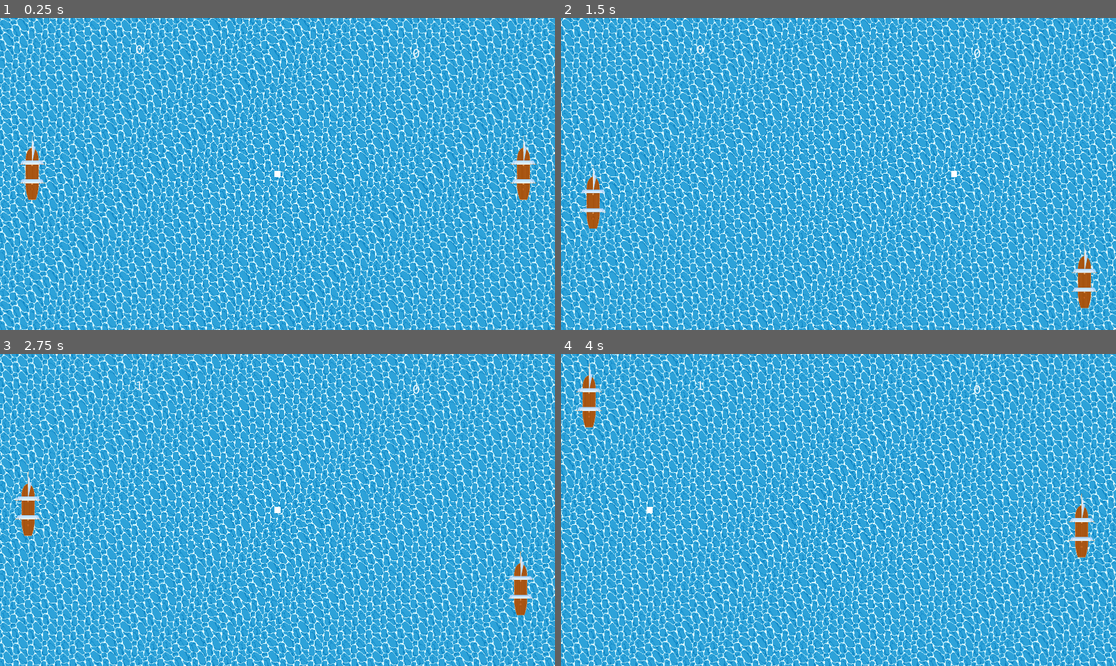
Above: before the commit, frames 1-4 (two rows, left to right).
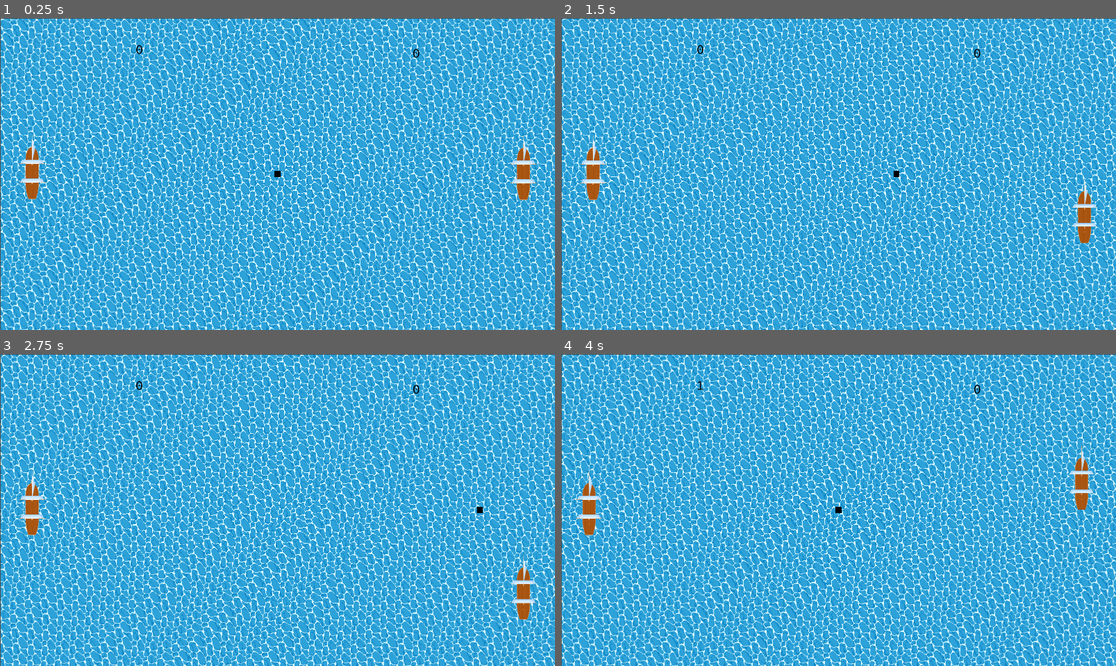
Above: after the commit, the same moments.

Repository: jebdvis/Alt-Arcade
Game: Godot game, scene res://Scenes/main.tscn
Same seed, same stepped clock (60 frames per second), same inputs: the game is played once before the commit and once after it.
Inputs:
- Up to frame 1 (0.25 s): no input
- Up to frame 2 (1.5 s): hold Right (ui_right) 0.53-1.28 s; hold Down (ui_down) from 1.28 s (still down)
- Up to frame 3 (2.75 s): release Down (ui_down) at 2.03 s; hold Right (ui_right) from 2.03 s (still down)
- Up to frame 4 (4 s): release Right (ui_right) at 2.78 s; hold Up (ui_up) 2.78-3.53 s; hold Left (ui_left) from 3.53 s (still down)

The runs differ from the first frame. In frame 1, 0.5% of the frame differs, in the area x 0-100%, y 0-100%; in frame 2, 1.9%; in frame 3, 1.2%; in frame 4, 2.1%.

Commit message:
Sounds/music added; AI added; other tweaks

Diff:
--- /dev/null
+++ b/Pirate Pong/Assets/hit_sounds.tres
@@ -0,0 +1,13 @@
+[gd_resource type="AudioStreamRandomizer" load_steps=4 format=3 uid="uid://b25ik2jc128q7"]
+
+[ext_resource type="AudioStream" uid="uid://cpawd6qe67xhp" path="res://Assets/pirate-arr-2-43856.mp3" id="1_iw80w"]
+[ext_resource type="AudioStream" uid="uid://b2ujnwlwh23ne" path="res://Assets/conversion_E5bEYlM.mp3" id="2_1qyq4"]
+[ext_resource type="AudioStream" uid="uid://vags4t1en8mq" path="res://Assets/there-be-treasure.mp3" id="3_uo1nq"]
+
+[resource]
+random_pitch = 2.0
+random_volume_offset_db = 5.15
+streams_count = 3
+stream_0/stream = ExtResource("1_iw80w")
+stream_1/stream = ExtResource("2_1qyq4")
+stream_2/stream = ExtResource("3_uo1nq")
--- a/Pirate Pong/Scenes/ball.tscn
+++ b/Pirate Pong/Scenes/ball.tscn
@@ -5,6 +5,7 @@
 [sub_resource type="RectangleShape2D" id="RectangleShape2D_25osk"]
 
 [sub_resource type="CanvasTexture" id="CanvasTexture_d60mj"]
+specular_color = Color(0, 0, 0, 1)
 
 [node name="CharacterBody2D" type="RigidBody2D"]
 gravity_scale = 0.0
@@ -15,5 +16,6 @@
 shape = SubResource("RectangleShape2D_25osk")
 
 [node name="Sprite2D" type="Sprite2D" parent="CollisionShape2D"]
+modulate = Color(0, 0, 0, 1)
 scale = Vector2(20, 20)
 texture = SubResource("CanvasTexture_d60mj")
--- a/Pirate Pong/Scenes/main.tscn
+++ b/Pirate Pong/Scenes/main.tscn
@@ -6,6 +6,10 @@
 [ext_resource type="PackedScene" uid="uid://cg63hp3ibc86g" path="res://Scenes/ball.tscn" id="2_bo1nx"]
 [ext_resource type="FontFile" uid="uid://d00dkp3ispkku" path="res://Sono-Regular.ttf" id="5_kry3j"]
 [ext_resource type="Shader" uid="uid://bu5psiptg1ckm" path="res://water.gdshader" id="6_21xkr"]
+[ext_resource type="AudioStream" uid="uid://camgr5i8wh0uq" path="res://Assets/dread-pirate-roberts-sea-shanty-dance-edm-soundtrack-153022.mp3" id="7_6bp64"]
+[ext_resource type="AudioStream" uid="uid://b1up1lgtk6xgu" path="res://Assets/wooden-ship-interior-ambience-3min-loop-361505.mp3" id="8_344ge"]
+[ext_resource type="AudioStream" uid="uid://b4vxfhqrnhmsj" path="res://Assets/ship-bell-two-chimes-102730.mp3" id="8_hptm8"]
+[ext_resource type="AudioStream" uid="uid://b25ik2jc128q7" path="res://Assets/hit_sounds.tres" id="10_hptm8"]
 
 [sub_resource type="ShaderMaterial" id="ShaderMaterial_6bp64"]
 shader = ExtResource("6_21xkr")
@@ -27,10 +31,12 @@
 [sub_resource type="LabelSettings" id="LabelSettings_21xkr"]
 font = ExtResource("5_kry3j")
 font_size = 48
+font_color = Color(0, 0, 0, 1)
 
 [sub_resource type="LabelSettings" id="LabelSettings_6bp64"]
 font = ExtResource("5_kry3j")
 font_size = 48
+font_color = Color(0, 0, 0, 1)
 
 [node name="Main" type="Node2D" node_paths=PackedStringArray("timer")]
 script = ExtResource("1_jjvhh")
@@ -46,6 +52,10 @@
 anchors_preset = 15
 anchor_right = 1.0
 anchor_bottom = 1.0
+offset_left = 1.0
+offset_top = 0.5
+offset_right = -959.0
+offset_bottom = -539.5
 grow_horizontal = 2
 grow_vertical = 2
 texture = SubResource("CanvasTexture_344ge")
@@ -53,13 +63,14 @@
 [node name="Paddle" parent="." instance=ExtResource("1_jjgbg")]
 position = Vector2(110, 540)
 disable_mode = 1
-speed = 500.0
+controls = 2
+speed = 150.0
 
 [node name="Paddle2" parent="." instance=ExtResource("1_jjgbg")]
 position = Vector2(1810, 540)
 disable_mode = 1
 controls = 1
-speed = 500.0
+speed = 200.0
 
 [node name="TopWall" type="StaticBody2D" parent="."]
 position = Vector2(960, 0)
@@ -97,7 +108,7 @@
 
 [node name="Ball" parent="." instance=ExtResource("2_bo1nx")]
 position = Vector2(960, 540)
-speed = 800.0
+speed = 400.0
 
 [node name="Timer" type="Timer" parent="."]
 one_shot = true
@@ -118,5 +129,22 @@
 text = "0"
 label_settings = SubResource("LabelSettings_6bp64")
 
+[node name="Music" type="AudioStreamPlayer" parent="."]
+stream = ExtResource("7_6bp64")
+volume_db = -5.0
+autoplay = true
+bus = &"Background Music"
+
+[node name="AudioStreamPlayer2" type="AudioStreamPlayer" parent="."]
+stream = ExtResource("8_hptm8")
+
+[node name="AudioStreamPlayer" type="AudioStreamPlayer" parent="."]
+stream = ExtResource("8_344ge")
+volume_db = 9.267
+autoplay = true
+
+[node name="AudioStreamPlayer3" type="AudioStreamPlayer" parent="."]
+stream = ExtResource("10_hptm8")
+
 [connection signal="pointScored" from="Ball" to="." method="_on_ball_point_scored"]
 [connection signal="timeout" from="Timer" to="." method="_on_timer_timeout"]
--- a/Pirate Pong/Scenes/paddle.tscn
+++ b/Pirate Pong/Scenes/paddle.tscn
@@ -9,6 +9,8 @@
 [node name="Paddle" type="CharacterBody2D"]
 scale = Vector2(1.5, 1.5)
 script = ExtResource("1_0sbc1")
+controls = null
+speed = null
 
 [node name="CollisionShape2D" type="CollisionShape2D" parent="."]
 shape = SubResource("RectangleShape2D_ut3sq")
--- a/Pirate Pong/Scripts/ball.gd
+++ b/Pirate Pong/Scripts/ball.gd
@@ -16,14 +16,16 @@
 		var newVector:Vector2 = moveVector
 		if collision:
 			if collision.get_collider() is CharacterBody2D:
+				$"../AudioStreamPlayer3".play()
 				var colPos = collision.get_position()
 				var otherPos = collision.get_collider().get_position()
-				newVector = Vector2(cos(deg_to_rad(65*(colPos[1]-otherPos[1])/60)),sin(deg_to_rad(65*(colPos[1]-otherPos[1])/60)))
+				newVector = Vector2(cos(deg_to_rad(30*(colPos[1]-otherPos[1])/60)),sin(deg_to_rad(65*(colPos[1]-otherPos[1])/60)))
 				if position[0] > 540:
 					newVector = Vector2(newVector[0]*-1,newVector[1])
 			elif collision.get_collider() is TopWall:
 				newVector = moveVector.bounce(collision.get_normal())
 			else:
+				$"../AudioStreamPlayer2".play()
 				if collision.get_position().x < 960:
 					pointScored.emit("left")
 				else:
--- a/Pirate Pong/Scripts/paddle.gd
+++ b/Pirate Pong/Scripts/paddle.gd
@@ -1,7 +1,7 @@
 extends CharacterBody2D
 class_name Paddle
 
-enum PADDLE_CONTROLS {UPDOWN,LEFTRIGHT}
+enum PADDLE_CONTROLS {UPDOWN,LEFTRIGHT,BOT}
 @export var controls:PADDLE_CONTROLS
 @export var speed:float
 
@@ -13,6 +13,15 @@
 			inputVal = Input.get_axis("ui_up","ui_down")
 		PADDLE_CONTROLS.LEFTRIGHT:
 			inputVal = Input.get_axis("ui_left","ui_right")
+		PADDLE_CONTROLS.BOT:
+			if $"../Ball".global_position.y <= self.global_position.y:
+				inputVal = -1.0
+				if $"../Ball".global_position.x <self.global_position.x:
+					inputVal = 1.0
+			elif $"../Ball".global_position.y > self.global_position.y:
+				inputVal = 1.0
+				if $"../Ball".global_position.x <self.global_position.x:
+					inputVal = -1.0
 	velocity = Vector2(0,speed*inputVal)
 
 func _physics_process(delta):
--- /dev/null
+++ b/Pirate Pong/default_bus_layout.tres
@@ -0,0 +1,9 @@
+[gd_resource type="AudioBusLayout" format=3 uid="uid://o5eb0n5yeaxn"]
+
+[resource]
+bus/1/name = &"Background Music"
+bus/1/solo = false
+bus/1/mute = false
+bus/1/bypass_fx = false
+bus/1/volume_db = 0.0
+bus/1/send = &"Master"
--- a/Pirate Pong/project.godot
+++ b/Pirate Pong/project.godot
@@ -12,7 +12,7 @@
 
 config/name="Pirate Pong"
 run/main_scene="uid://d2a21ksdhnv0o"
-config/features=PackedStringArray("4.4", "GL Compatibility")
+config/features=PackedStringArray("4.5", "GL Compatibility")
 config/icon="res://icon.svg"
 
 [display]
Not shown, added: Pirate Pong/Assets/conversion_E5bEYlM.mp3.import
Not shown, changed: Pirate Pong/Assets/dread-pirate-roberts-sea-shanty-dance-edm-soundtrack-153022.mp3.import
Not shown, added: Pirate Pong/Assets/ship-bell-two-chimes-102730.mp3.import
Not shown, added: Pirate Pong/Assets/there-be-treasure.mp3.import
Not shown, changed: Pirate Pong/Assets/wooden-ship-interior-ambience-3min-loop-361505.mp3.import
Not shown: 1 places in Pirate Pong/Scenes/main.tscn that only renumber resources
Not shown, added: Pirate Pong/Assets/conversion_E5bEYlM.mp3
Not shown, added: Pirate Pong/Assets/ship-bell-two-chimes-102730.mp3
Not shown, added: Pirate Pong/Assets/there-be-treasure.mp3
